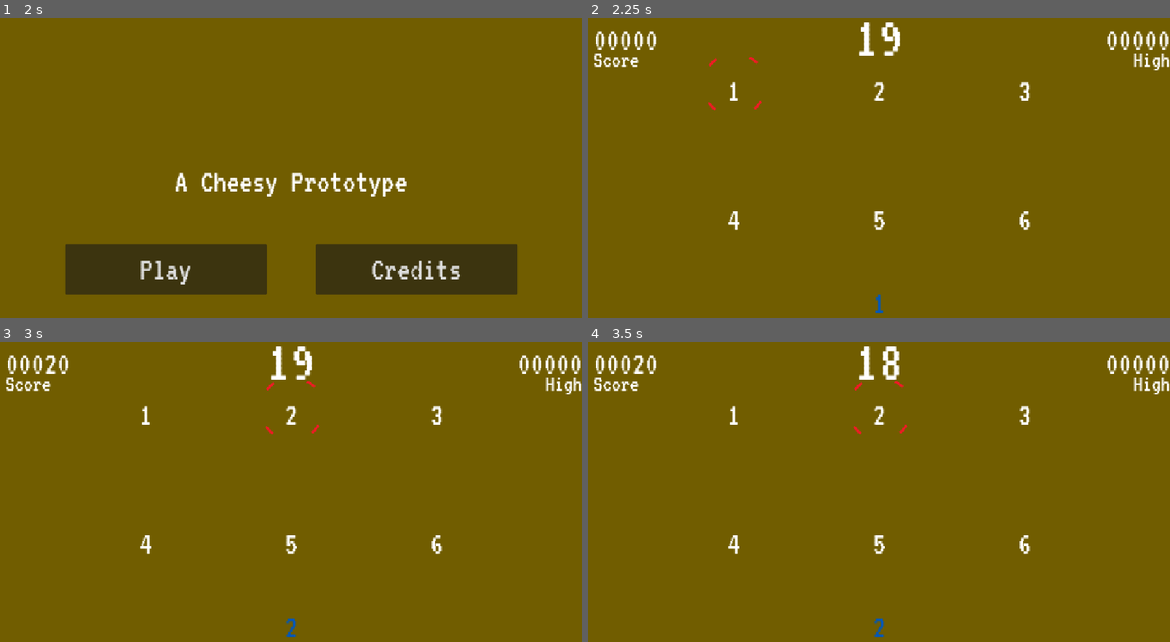
Above: before the commit, frames 1-4 (two rows, left to right).
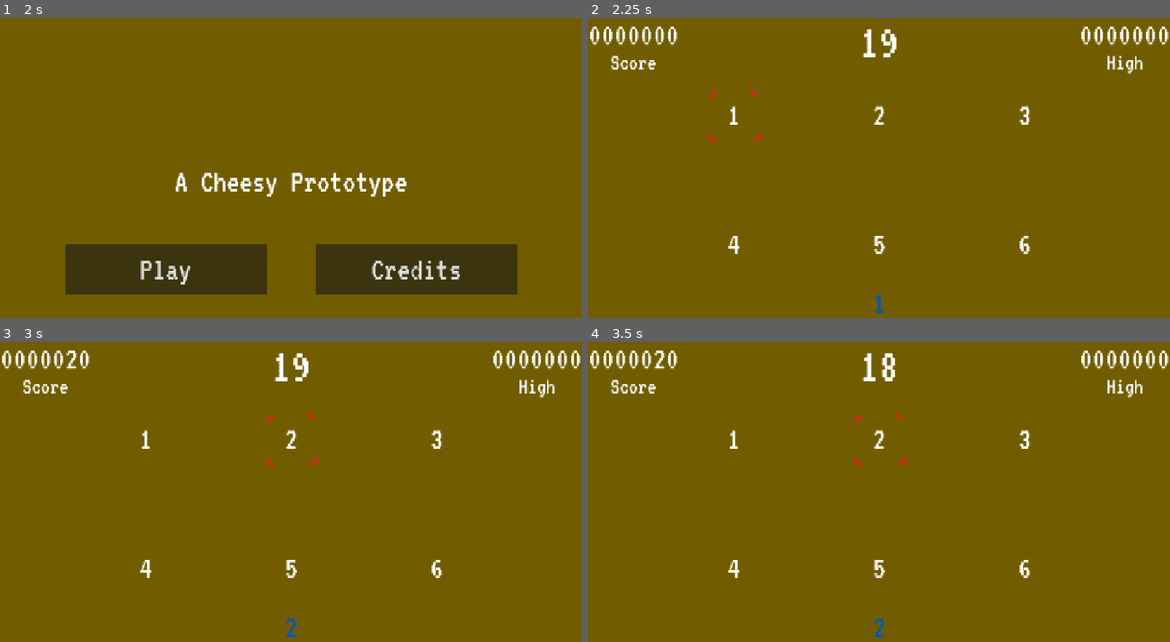
Above: after the commit, the same moments.

Repository: sdepouw/mathematics-and-cheese
Game: Godot game, scene res://Scenes/Root/root.tscn
The game is run twice, just before and just after one commit, with the same random seed, the same clock (stepped at 60 frames per second) and the same inputs.
Inputs (mouse positions are in pixels of both pictures, inside the frame that each line leads up to):
- Up to frame 1 (2 s): tap Enter at 0.5 s; move the mouse to (419, 165) at 0.52 s; hold D (move_right) 0.53-1.28 s; tap Space (fire) at 0.6, 1.25, 1.35 s; click (419, 165) at 0.67 s; move the mouse to (174, 198) at 1.27 s; hold S (move_down) from 1.28 s (still down)
- Up to frame 2 (2.25 s): release S (move_down) at 2 s; click "Play" at 2 s
- Up to frame 3 (3 s): tap Enter at 2.75 s; move the mouse to (349, 435) at 2.77 s; hold D (move_right) from 2.78 s (still down); tap Space (fire) at 2.85 s
- Up to frame 4 (3.5 s): keep holding D (move_right)

Frame 1 is identical in both runs. In frame 2, 3.2% of the frame differs, in the area x 0-100%, y 1-79%; in frame 3, 3.2%; in frame 4, 3.3%.

Commit message:
Fix up font stuff

Diff:
--- a/Game/Assets/Themes/base_theme.tres
+++ b/Game/Assets/Themes/base_theme.tres
@@ -1,9 +1,100 @@
-[gd_resource type="Theme" load_steps=2 format=3 uid="uid://u6cwubtei5fr"]
+[gd_resource type="Theme" load_steps=7 format=3 uid="uid://u6cwubtei5fr"]
 
 [ext_resource type="FontFile" uid="uid://dn8avfqtcmgj6" path="res://Assets/Fonts/VT323/VT323-Regular.ttf" id="1_c2cg5"]
 
+[sub_resource type="StyleBoxFlat" id="StyleBoxFlat_c2cg5"]
+content_margin_left = 4.0
+content_margin_top = 4.0
+content_margin_right = 4.0
+content_margin_bottom = 4.0
+bg_color = Color(0.1, 0.1, 0.1, 0.3)
+corner_radius_top_left = 3
+corner_radius_top_right = 3
+corner_radius_bottom_right = 3
+corner_radius_bottom_left = 3
+corner_detail = 5
+
+[sub_resource type="StyleBoxFlat" id="StyleBoxFlat_2kkju"]
+content_margin_left = 4.0
+content_margin_top = 4.0
+content_margin_right = 4.0
+content_margin_bottom = 4.0
+bg_color = Color(1, 1, 1, 0.75)
+draw_center = false
+border_width_left = 2
+border_width_top = 2
+border_width_right = 2
+border_width_bottom = 2
+corner_radius_top_left = 3
+corner_radius_top_right = 3
+corner_radius_bottom_right = 3
+corner_radius_bottom_left = 3
+corner_detail = 5
+expand_margin_left = 2.0
+expand_margin_top = 2.0
+expand_margin_right = 2.0
+expand_margin_bottom = 2.0
+
+[sub_resource type="StyleBoxFlat" id="StyleBoxFlat_2ox6s"]
+content_margin_left = 4.0
+content_margin_top = 4.0
+content_margin_right = 4.0
+content_margin_bottom = 4.0
+bg_color = Color(0.225, 0.225, 0.225, 0.6)
+corner_radius_top_left = 3
+corner_radius_top_right = 3
+corner_radius_bottom_right = 3
+corner_radius_bottom_left = 3
+corner_detail = 5
+
+[sub_resource type="StyleBoxFlat" id="StyleBoxFlat_aak48"]
+content_margin_left = 4.0
+content_margin_top = 4.0
+content_margin_right = 4.0
+content_margin_bottom = 4.0
+bg_color = Color(0.1, 0.1, 0.1, 0.6)
+corner_radius_top_left = 3
+corner_radius_top_right = 3
+corner_radius_bottom_right = 3
+corner_radius_bottom_left = 3
+corner_detail = 5
+
+[sub_resource type="StyleBoxFlat" id="StyleBoxFlat_wgwlk"]
+content_margin_left = 4.0
+content_margin_top = 4.0
+content_margin_right = 4.0
+content_margin_bottom = 4.0
+bg_color = Color(0, 0, 0, 0.6)
+corner_radius_top_left = 3
+corner_radius_top_right = 3
+corner_radius_bottom_right = 3
+corner_radius_bottom_left = 3
+corner_detail = 5
+
 [resource]
+Button/colors/font_color = Color(0.875, 0.875, 0.875, 1)
+Button/colors/font_disabled_color = Color(0.875, 0.875, 0.875, 0.5)
+Button/colors/font_focus_color = Color(0.95, 0.95, 0.95, 1)
+Button/colors/font_hover_color = Color(0.95, 0.95, 0.95, 1)
+Button/colors/font_hover_pressed_color = Color(1, 1, 1, 1)
+Button/colors/font_outline_color = Color(0, 0, 0, 1)
+Button/colors/font_pressed_color = Color(1, 1, 1, 1)
+Button/colors/icon_disabled_color = Color(1, 1, 1, 0.4)
+Button/colors/icon_focus_color = Color(1, 1, 1, 1)
+Button/colors/icon_hover_color = Color(1, 1, 1, 1)
+Button/colors/icon_hover_pressed_color = Color(1, 1, 1, 1)
+Button/colors/icon_normal_color = Color(1, 1, 1, 1)
+Button/colors/icon_pressed_color = Color(1, 1, 1, 1)
+Button/constants/align_to_largest_stylebox = 0
+Button/constants/h_separation = 4
+Button/constants/icon_max_width = 0
+Button/constants/outline_size = 0
 Button/font_sizes/font_size = 64
 Button/fonts/font = ExtResource("1_c2cg5")
+Button/styles/disabled = SubResource("StyleBoxFlat_c2cg5")
+Button/styles/focus = SubResource("StyleBoxFlat_2kkju")
+Button/styles/hover = SubResource("StyleBoxFlat_2ox6s")
+Button/styles/normal = SubResource("StyleBoxFlat_aak48")
+Button/styles/pressed = SubResource("StyleBoxFlat_wgwlk")
 Label/font_sizes/font_size = 64
 Label/fonts/font = ExtResource("1_c2cg5")
--- a/Game/Scenes/Game/game.tscn
+++ b/Game/Scenes/Game/game.tscn
@@ -17,26 +17,26 @@
 one_shot = true
 
 [node name="Target1" parent="." instance=ExtResource("1_qikps")]
-position = Vector2(288, 128)
+position = Vector2(288, 192)
 
 [node name="Target2" parent="." instance=ExtResource("1_qikps")]
-position = Vector2(576, 128)
+position = Vector2(576, 192)
 Id = 2
 
 [node name="Target3" parent="." instance=ExtResource("1_qikps")]
-position = Vector2(864, 128)
+position = Vector2(864, 192)
 Id = 3
 
 [node name="Target4" parent="." instance=ExtResource("1_qikps")]
-position = Vector2(288, 384)
+position = Vector2(288, 448)
 Id = 4
 
 [node name="Target5" parent="." instance=ExtResource("1_qikps")]
-position = Vector2(576, 384)
+position = Vector2(576, 448)
 Id = 5
 
 [node name="Target6" parent="." instance=ExtResource("1_qikps")]
-position = Vector2(864, 384)
+position = Vector2(864, 448)
 Id = 6
 
 [node name="HUD" parent="." instance=ExtResource("2_i1e5p")]
--- a/Game/Scenes/HUD/hud.gd
+++ b/Game/Scenes/HUD/hud.gd
@@ -21,7 +21,7 @@
   _timeLabel.text = format % time_remaining
 
 func _clamp_score_display(score: int) -> String:
-  return "%05d" % max(0, score)
+  return "%07d" % max(0, score)
 
 func _on_game_ended() -> void:
   _timeLabel.text = "Game!"
--- a/Game/Scenes/HUD/hud.tscn
+++ b/Game/Scenes/HUD/hud.tscn
@@ -6,52 +6,48 @@
 script = ExtResource("1_33i1w")
 
 [node name="ScoreLabel" type="Label" parent="."]
-offset_left = 10.0
-offset_top = 10.0
-offset_right = 138.0
-offset_bottom = 48.0
-text = "00000"
+offset_right = 128.0
+offset_bottom = 65.0
+text = "0000000"
 
 [node name="ScoreText" type="Label" parent="."]
-offset_left = 10.0
-offset_top = 60.0
-offset_right = 138.0
-offset_bottom = 98.0
+offset_top = 65.0
+offset_right = 179.0
+offset_bottom = 110.0
 theme_override_font_sizes/font_size = 45
 text = "Score"
+horizontal_alignment = 1
 
 [node name="HighScoreLabel" type="Label" parent="."]
 anchors_preset = 1
 anchor_left = 1.0
 anchor_right = 1.0
 offset_left = -128.0
-offset_top = 10.0
-offset_bottom = 48.0
+offset_bottom = 65.0
 grow_horizontal = 0
-text = "00000"
+text = "0000000"
 horizontal_alignment = 2
 
 [node name="HighScoreText" type="Label" parent="."]
 anchors_preset = 1
 anchor_left = 1.0
 anchor_right = 1.0
-offset_left = -128.0
-offset_top = 60.0
-offset_bottom = 98.0
+offset_left = -179.0
+offset_top = 65.0
+offset_bottom = 110.0
 grow_horizontal = 0
 theme_override_font_sizes/font_size = 45
 text = "High"
-horizontal_alignment = 2
+horizontal_alignment = 1
 
 [node name="TimeLabel" type="Label" parent="."]
 anchors_preset = 5
 anchor_left = 0.5
 anchor_right = 0.5
 offset_left = -108.0
-offset_top = -22.0
 offset_right = 108.0
-offset_bottom = 92.0
+offset_bottom = 114.0
 grow_horizontal = 2
-theme_override_font_sizes/font_size = 120
+theme_override_font_sizes/font_size = 96
 text = "00"
 horizontal_alignment = 1
--- a/Game/Scenes/Root/root.gd
+++ b/Game/Scenes/Root/root.gd
@@ -1,7 +1,6 @@
 class_name Root
 extends Node
 
-# TODO: Update to monospaced font. Google has a 'pixel' font?
 # TODO: Button defaults (theme?): 400x100, pointer cursor
 # TODO: 'Main Menu' with 'Start' and 'Credits' (attribute icon, font, license)
 # TODO: Bluey credited to "Alblune" https://alblune.com/,
--- a/Game/Scenes/Target/target.tscn
+++ b/Game/Scenes/Target/target.tscn
@@ -7,8 +7,9 @@
 
 [node name="TargetIdentifier" type="Label" parent="."]
 offset_left = -20.0
-offset_top = -17.0
+offset_top = -33.0
 offset_right = 20.0
-offset_bottom = 7.0
+offset_bottom = 32.0
+text = "1"
 horizontal_alignment = 1
 vertical_alignment = 1
